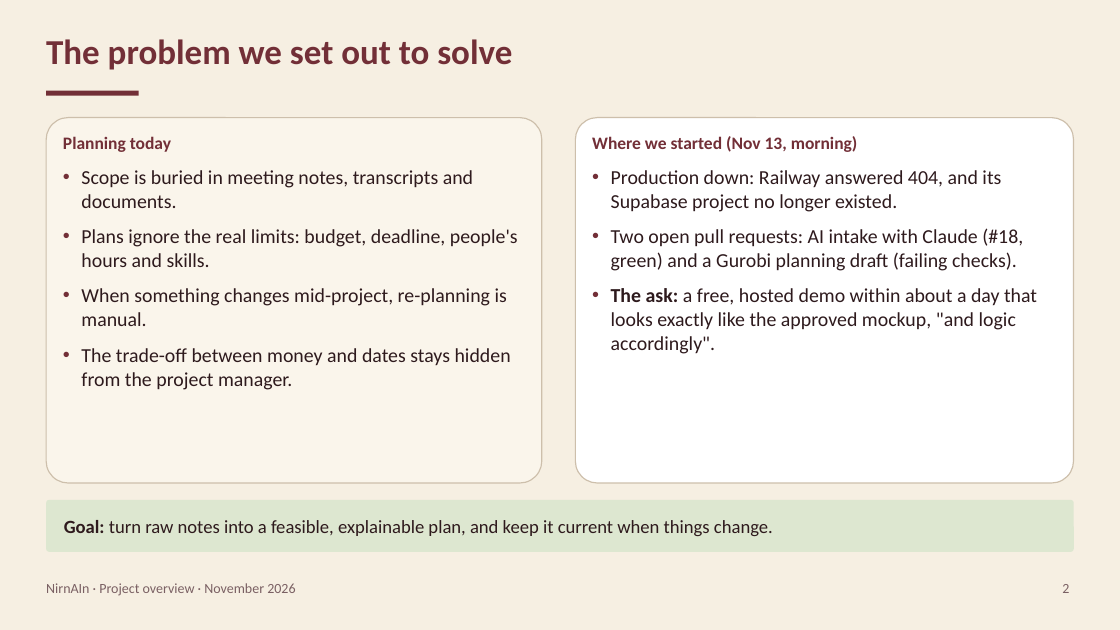
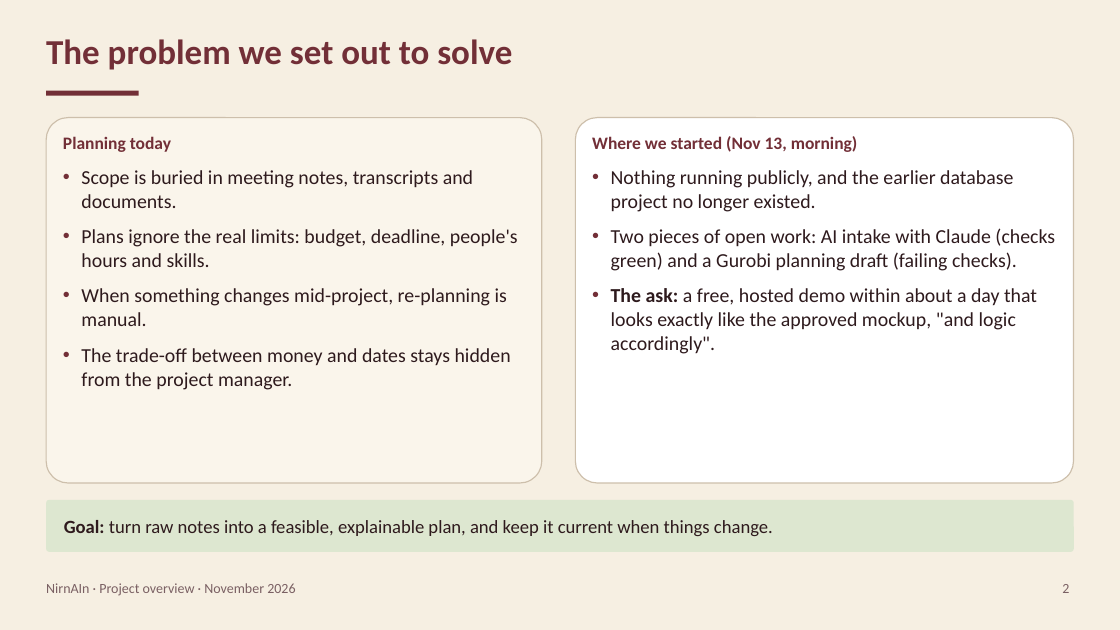
Before and after one commit to Dogiparthi-Sharada/NirnAIn, a slide deck: slide 2 of docs/project/NirnAIn_Project_Overview.pptx. Drawn at 1120x630 pixels with LibreOffice and Linux fonts; fonts in the diff are those of the drawing. Boxes give left, top, right and bottom in pixels: in the first picture for what was removed or moved away, otherwise in the second. Text is boxed around its words. In the diff, an @@ line names an element or a change of style, - is before the commit and + after.

Commit message:
docs: describe the team's process and rebuild the documentation package
Rewrite the package in team terms: written specifications per round,
feature branches merged only when every check passes, PO decisions, QA
rounds with the QA pack, code-standards sweeps and a live preview. The
final report gets a team timeline and an appendix of what is in the
repository; lessons learned keeps the engineering lessons; the GitHub
steps become "How the code is kept on GitHub". Every document now carries
the authors and the BAN 693 course line, and the deck and Word and text
files are rebuilt with their checks passing.

```diff
--- a/docs/project/NirnAIn_Project_Overview.pptx
+++ b/docs/project/NirnAIn_Project_Overview.pptx
@@ text at (611,170,1055,271): text changed @@
-• Production down: Railway answered 404, and its Supabase project no longer existed.
-• Two open pull requests: AI intake with Claude (#18, green) and a Gurobi planning draft (failing checks).
+• Nothing running publicly, and the earlier database project no longer existed.
+• Two pieces of open work: AI intake with Claude (checks green) and a Gurobi planning draft (failing checks).
```
Also in this commit, not shown: 8 other slides changed, 14 other files.
